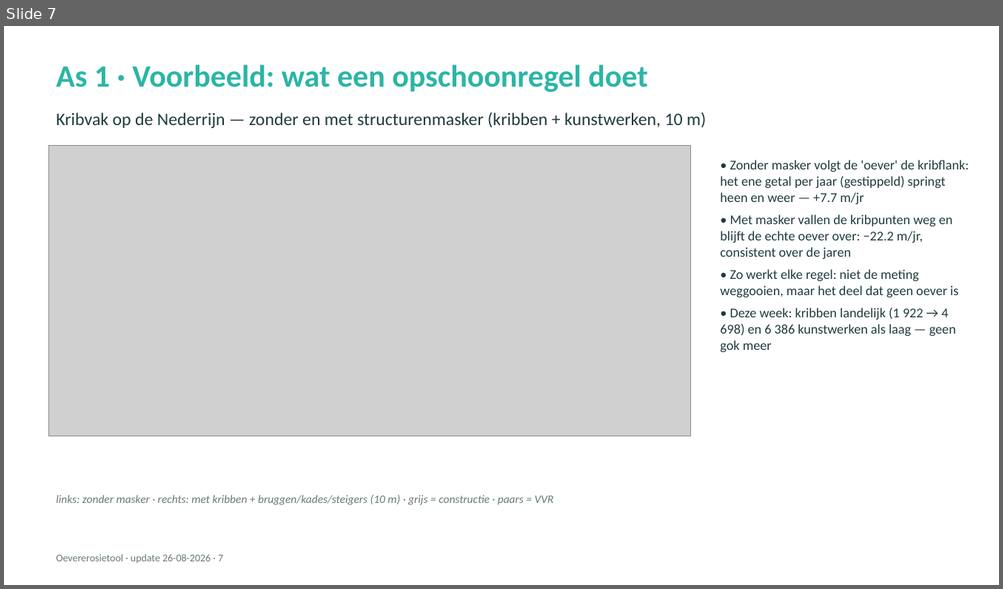
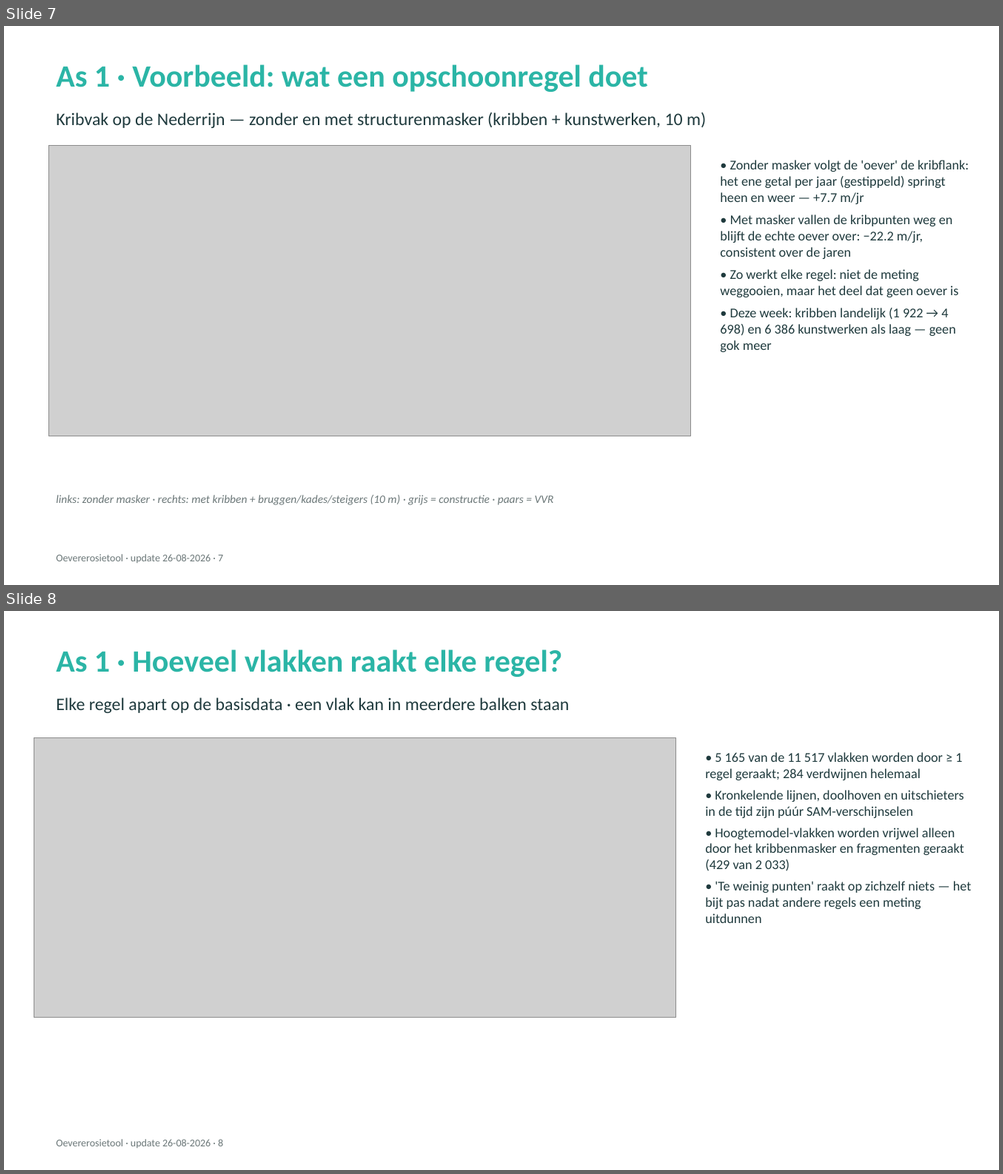
Before and after one commit to HAL24K/wocu-oevererosie, a slide deck: docs/presentations/20260826_update_v2.pptx. Shown one above the other, each under a label of ours: slide 7 before the commit, slides 7 and 8 after it. The pictures are 1003x589 and 1003x1174 pixels, drawn with LibreOffice and Linux fonts; fonts in the diff are those of the drawing; grey boxes stand for pictures. Boxes give left, top, right and bottom in pixels: in the first picture for what was removed or moved away, otherwise in the second. Text is boxed around its words. In the diff, an @@ line names an element or a change of style, - is before the commit and + after.

```diff
--- a/docs/presentations/20260826_update_v2.pptx
+++ b/docs/presentations/20260826_update_v2.pptx
@@ slide 8 added at box(4, 611, 999, 1170), background #FFFFFF @@
@@ text added at box(56, 649, 562, 677), 30 pt, text #2BB5A6, bold @@
+As 1 · Hoeveel vlakken raakt elke regel?
@@ text added at box(56, 698, 569, 713), 17 pt, text #1F3A3D @@
+Elke regel apart op de basisdata · een vlak kan in meerdere balken staan
@@ picture added at box(34, 738, 675, 1017) @@
@@ text added at box(705, 752, 971, 923), 13 pt, text #1F3A3D @@
+• 5 165 van de 11 517 vlakken worden door ≥ 1 regel geraakt; 284 verdwijnen helemaal
+• Kronkelende lijnen, doolhoven en uitschieters in de tijd zijn púúr SAM-verschijnselen
+• Hoogtemodel-vlakken worden vrijwel alleen door het kribbenmasker en fragmenten geraakt (429 van 2 033)
+• 'Te weinig punten' raakt op zichzelf niets — het bijt pas nadat andere regels een meting uitdunnen
@@ text added at box(56, 1139, 223, 1148), 10 pt, text #6B7778 @@
+Oevererosietool · update 26-08-2026 · 8
```
Also in this commit, not shown: 9 slides changed, 1 other slide added, 4 other files.
